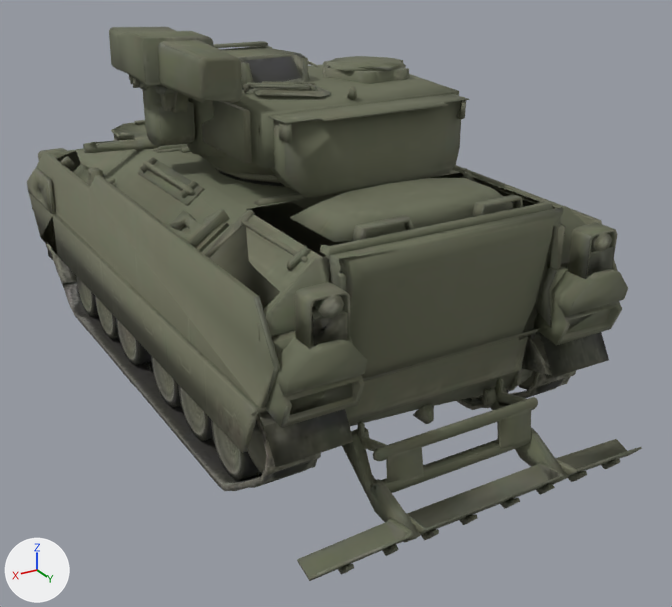
One commit to the glTF model public/assets/models/ifv.glb: the scene before it, then after it.
Before and after are seen from a 50 mm lens placed at (4.4, 8.52, 4.85), pointed at (-0.31, 0.68, 0.93). The lights are fixed; the arrows at lower left show +X, +Y and +Z. The picture after the commit comes second. Where no turn or scale is listed for an object, it has been applied to the vertices. Vertices at exactly the same position are counted once.

Names of what the first picture shows: 'P_turret.001', 'hull'.
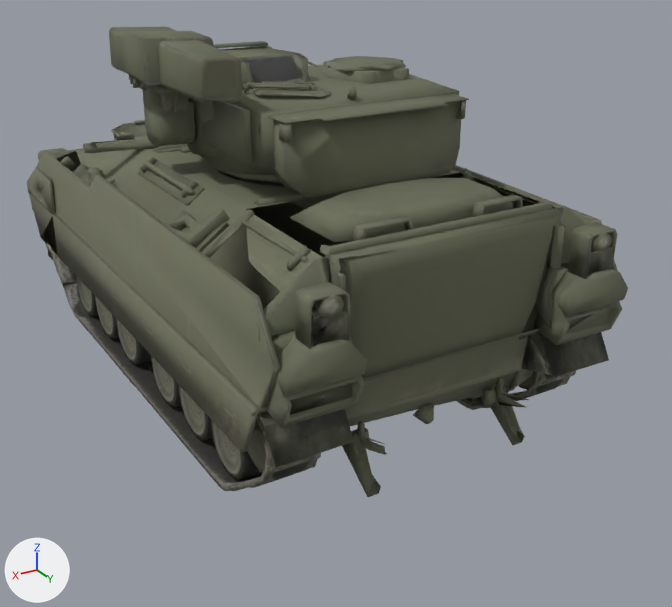
The newer file is also rescaled (x1.047), turned or shifted as a whole; pictures and numbers use the older file's frame.

Location of each change, [x1, y1, x2, y2] in pixels of the pictures (672 x 607 px):
'hull', reshaped (15% shorter)
    before: [27, 29, 642, 581]
    after: [27, 29, 628, 497]
part 1 of me_mesh_0, deleted
    before: [297, 397, 642, 581]
part 2 of me_mesh_0, deleted
    before: [368, 446, 421, 543]
part 3 of me_mesh_0, deleted
    before: [515, 399, 568, 484]

The change in detail:
Material 'TeamAccent' (mat_teamaccent) is new.
Its texture is img_image_0.
Its roughness is 0.85.
me_mesh_0 is used by ob_hull; location (0.0, 0.0, 1.91).
me_mesh_0 had 5492 vertices, 9527 faces and spanned x -1.82..1.82, y -3.75..3.75, z -1.91..1.91.
me_mesh_0 now has 5193 vertices, 8972 faces and spans x -1.82..1.83, y -3.75..3.41, z -1.91..1.91.
me_mesh_0 part 1: 15 loose pieces with 270 vertices, spanning x -1.69..1.69, y 3.16..3.75, z -1.76..-1.05, are deleted.
me_mesh_0 part 2: 15 vertices removed from x 0.73..0.84, y 3.13..3.7, z -1.69..-1.08.
me_mesh_0 part 3: 14 vertices removed from x -0.84..-0.73, y 3.13..3.7, z -1.69..-1.09.
Other edits to the shape of me_mesh_0 do not show in these pictures.
me_mesh_0 gains material mat_teamaccent (picture img_image_0).
